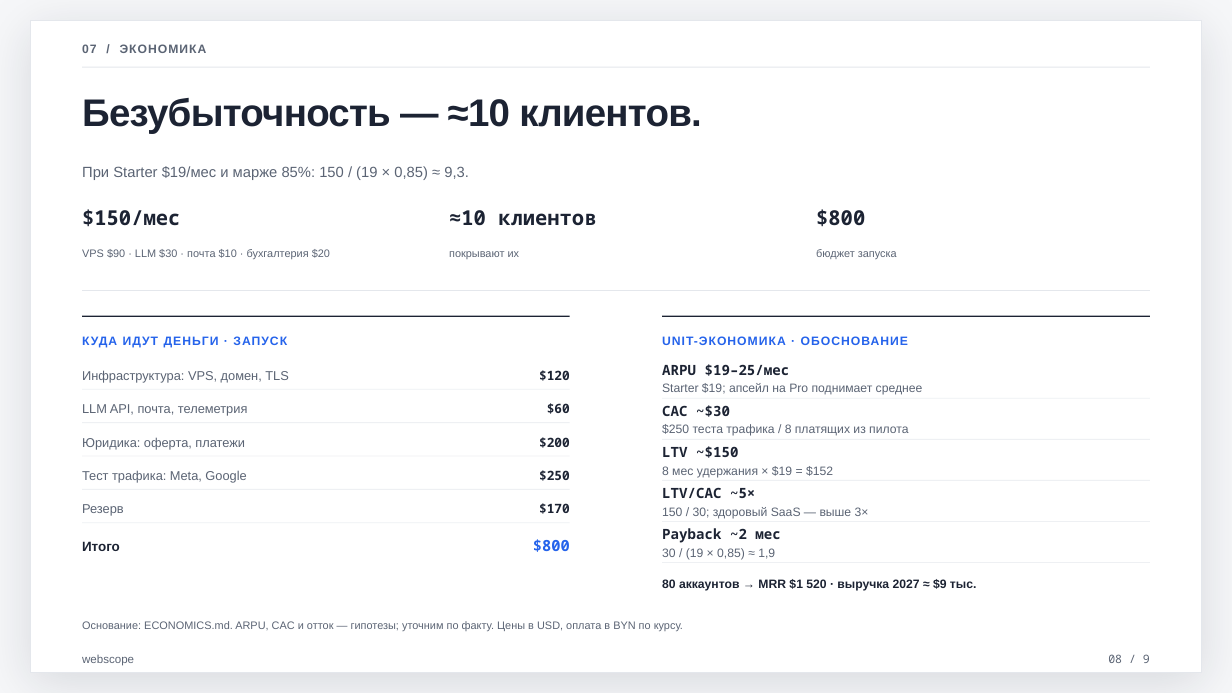
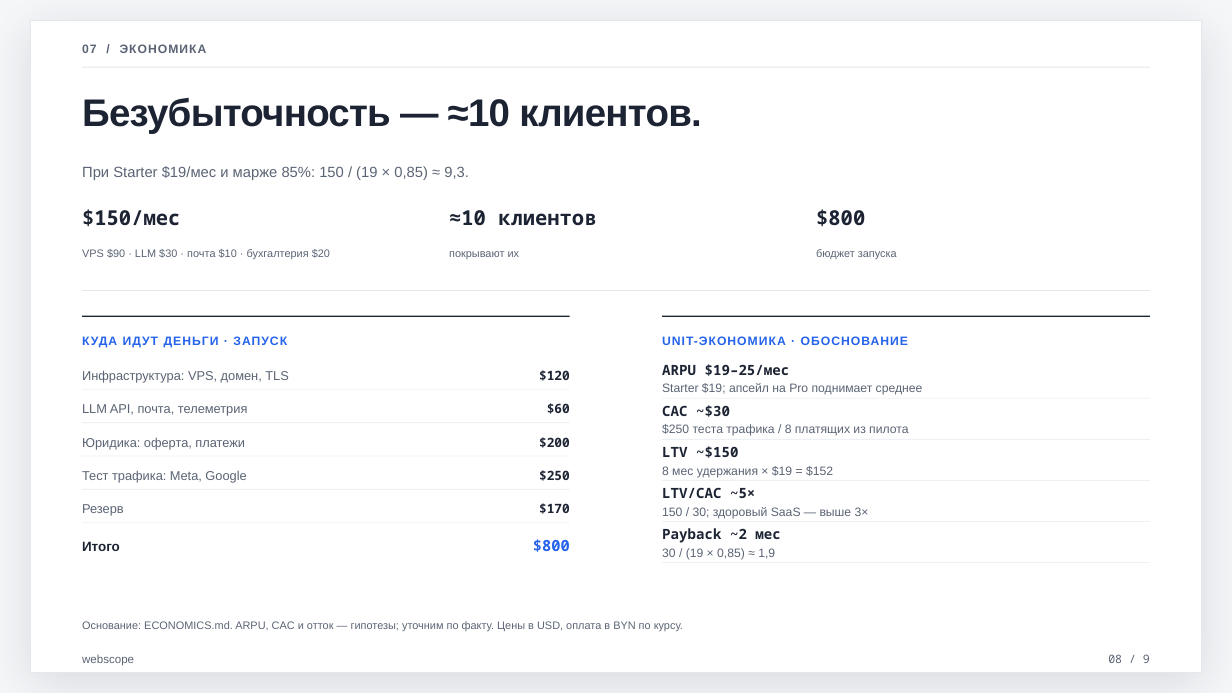
Before and after one commit to xDefox/qa-startup, a slide deck: slide 8 of pitch/webscope-pitch-3min.pptx. Drawn at 1232x693 pixels with LibreOffice and Linux fonts; fonts in the diff are those of the drawing. Boxes give left, top, right and bottom in pixels: in the first picture for what was removed or moved away, otherwise in the second. Text is boxed around its words. In the diff, an @@ line names an element or a change of style, - is before the commit and + after.

```diff
--- a/pitch/webscope-pitch-3min.pptx
+++ b/pitch/webscope-pitch-3min.pptx
@@ text removed at (x1=662, y1=579, x2=976, y2=591) @@
-80 аккаунтов → MRR $1 520 · выручка 2027 ≈ $9 тыс.
```
Also in this commit, not shown: 2 other slides changed, 4 slides removed, 3 other files.
